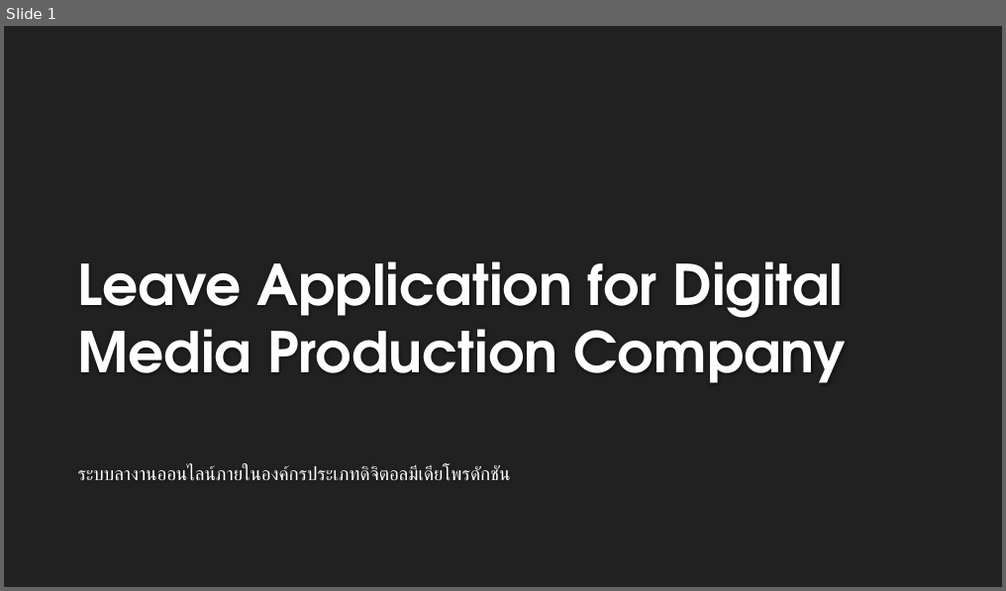
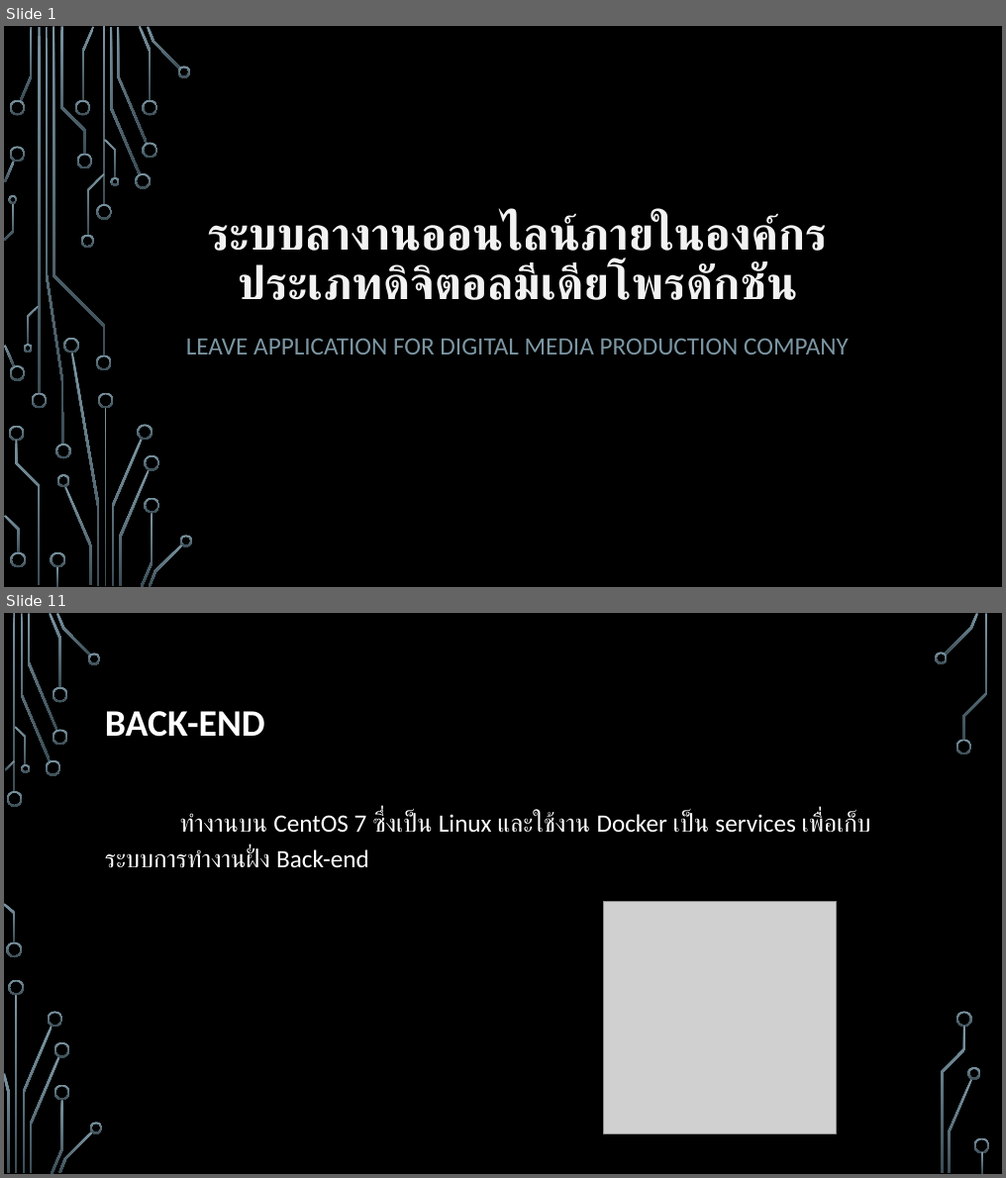
Before and after one commit to MrFermz/leaveAppDoc, a slide deck: Present/master.pptx. Shown one above the other, each under a label of ours: slide 1 before the commit, slides 1 and 11 after it; the slides between them are not shown. The pictures are 1006x591 and 1006x1178 pixels, drawn with LibreOffice and Linux fonts; fonts in the diff are those of the drawing; grey boxes stand for pictures; background and template pictures are left out. Boxes give left, top, right and bottom in pixels: in the first picture for what was removed or moved away, otherwise in the second. Text is boxed around its words. In the diff, an @@ line names an element or a change of style, - is before the commit and + after.

```diff
--- a/Present/master.pptx
+++ b/Present/master.pptx
@@ slide 11 added at box(4, 613, 1002, 1174), background picture (left out) @@
@@ title added at box(105, 711, 265, 737), 36 pt, text #FFFFFF, bold @@
+BACK-END
@@ text added at box(105, 812, 871, 868), 24 pt, text #FFFFFF @@
+ทำงานบน CentOS 7 ซึ่งเป็น Linux และใช้งาน Docker เป็น services เพื่อเก็บระบบการทำงานฝั่ง Back-end
@@ picture added at box(603, 901, 836, 1134) @@
@@ group added at box(4, 613, 990, 1174): 33 freeform shapes, 3 rectangles @@
@@ slide 1 changed as well @@
@@ background #212121 to picture (left out) @@
@@ title "ระบบลางานออนไลน์ภายในองค์กรประเภทดิจิตอลมีเดียโพรดักชัน": place and size @@
-title "ระบบลางานออนไลน์ภายในองค์กรประเภทดิจิตอลมีเดียโพรดักชัน" at box(78, 466, 511, 481)
+title "ระบบลางานออนไลน์ภายในองค์กรประเภทดิจิตอลมีเดียโพรดักชัน" at box(207, 214, 827, 300)
@@ title "ระบบลางานออนไลน์ภายในองค์กรประเภทดิจิตอลมีเดียโพรดักชัน" at box(207, 214, 827, 300): size 18 to 44 pt, text colour #FFFFFF to #F2F2F2, bold on; alignment left to centre; line spacing 1 to 0.9; less space between paragraphs; vertical alignment top to bottom @@
@@ subtitle "LEAVE APPLICATION FOR DIGITAL MEDIA ..." at box(186, 338, 848, 355): vertical alignment bottom to top @@
@@ subtitle at box(186, 338, 848, 355): text changed; size 54 to 24 pt; font TeX Gyre Adventor to Calibri; text colour #FEFEFE to #7C96A3; bold off @@
-Leave Application for Digital Media Production Company
+LEAVE APPLICATION FOR DIGITAL MEDIA PRODUCTION COMPANY
@@ group added at box(4, 26, 193, 587): 50 freeform shapes, 4 rectangles @@
```
Also in this commit, not shown: 15 other slides added, 1 slide removed, 8 other files.
